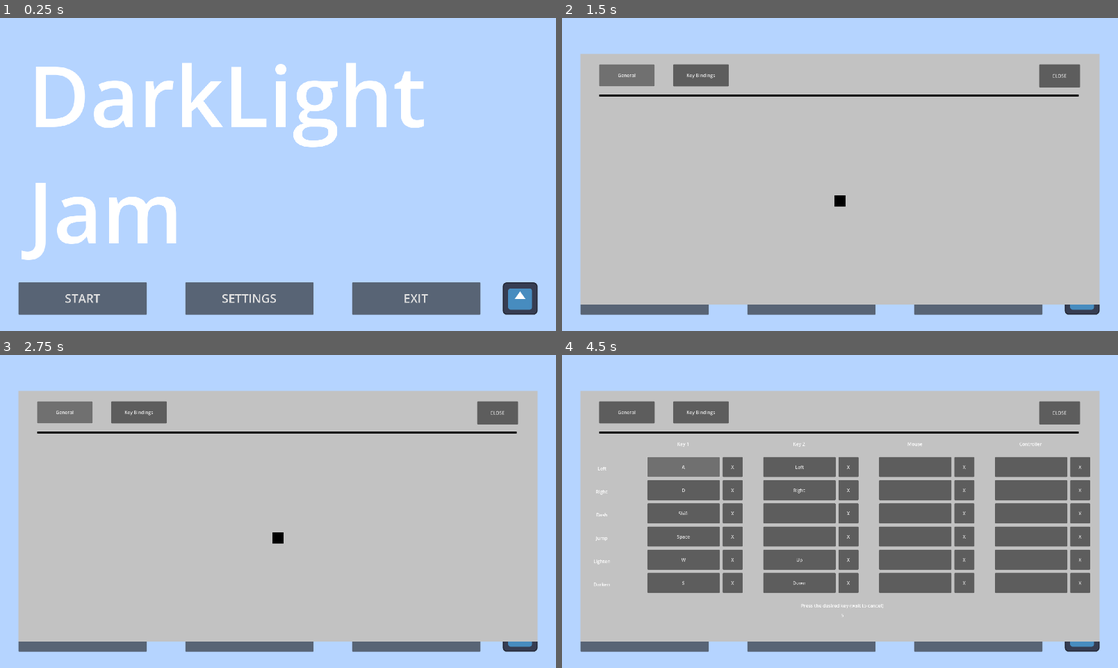
Above: before the commit, frames 1-4 (two rows, left to right).
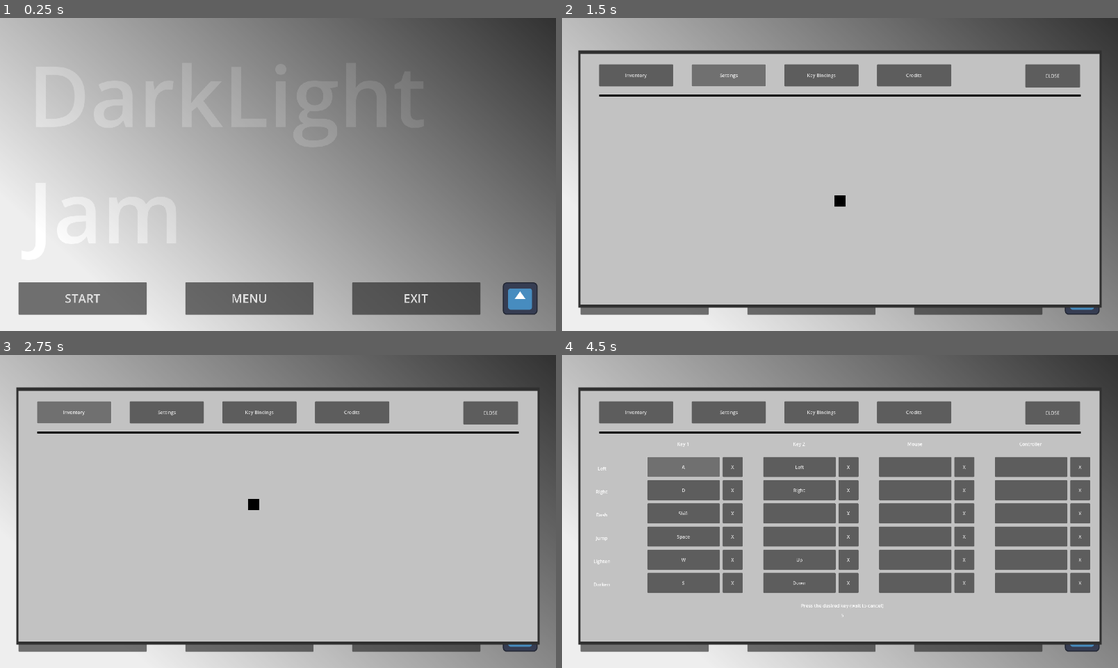
Above: after the commit, the same moments.

Repository: Wyatt5150/Godot-Wild-Jam-72
Game: Godot game, scene res://Levels/main_menu.tscn
The game is run twice, just before and just after one commit, with the same random seed, the same clock (stepped at 60 frames per second) and the same inputs. The engine's default icon, where the game draws it, is replaced by a stand-in: a white triangle on a blue panel in a dark square. Sound files missing from this copy of the repository are replaced by a short silence.
Inputs (mouse positions are in pixels of both pictures, inside the frame that each line leads up to):
- Up to frame 1 (0.25 s): no input
- Up to frame 2 (1.5 s): click "SETTINGS" (after the commit: "MENU") at 0.5 s; click "General" (after the commit: "Settings") at 1.25 s
- Up to frame 3 (2.75 s): click (72, 411) at 2 s, where only the run after the commit has a clickable "Inventory"
- Up to frame 4 (4.5 s): click (912, 411) at 2.75 s, where only the run after the commit has a clickable "Credits"; click "Key Bindings" at 3.5 s; click "A" at 4.25 s

The runs differ from the first frame. In frame 1, 94% of the frame differs, in the area x 0-100%, y 0-100%; in frame 2, 28%; in frame 3, 28%; in frame 4, 28%.

Commit message:
Menu stuff

Diff:
--- a/src/AutoLoads/settings.gd
+++ b/src/AutoLoads/settings.gd
@@ -3,14 +3,16 @@
 @onready var buttons = $ColorRect/Buttons
 
 var button_map = {
+	"Inventory" : "ColorRect/Panels/Inventory",
 	"KeyBind" : "ColorRect/Panels/KeyBindings",
-	"General" : "ColorRect/Panels/GeneralSettings"
+	"General" : "ColorRect/Panels/GeneralSettings",
+	"Credits" : "ColorRect/Panels/Credits"
 }
 
 func _ready():
 	for button in buttons.get_children():
 		button.pressed.connect(Callable(self, "ShowMenu").bind(button.name))
-	ShowMenu("General")
+	ShowMenu("Inventory")
 	Close()
 
 func Open():
--- a/src/AutoLoads/settings.tscn
+++ b/src/AutoLoads/settings.tscn
@@ -7,6 +7,18 @@
 process_mode = 3
 layer = 100
 script = ExtResource("1_t5f8c")
+
+[node name="ColorRect2" type="ColorRect" parent="."]
+anchors_preset = 15
+anchor_right = 1.0
+anchor_bottom = 1.0
+offset_left = 56.0
+offset_top = 112.0
+offset_right = -56.0
+offset_bottom = -80.0
+grow_horizontal = 2
+grow_vertical = 2
+color = Color(0.188235, 0.188235, 0.188235, 1)
 
 [node name="ColorRect" type="ColorRect" parent="."]
 self_modulate = Color(0.862745, 0.862745, 0.862745, 1)
@@ -30,7 +42,7 @@
 anchors_preset = -1
 anchor_left = 1.0
 anchor_right = 1.0
-offset_left = -208.0
+offset_left = -256.0
 offset_top = 36.0
 offset_right = -67.0
 offset_bottom = 116.0
@@ -44,26 +56,58 @@
 grow_horizontal = 2
 mouse_filter = 2
 
-[node name="General" type="Button" parent="ColorRect/Buttons"]
-layout_mode = 0
+[node name="Inventory" type="Button" parent="ColorRect/Buttons"]
+layout_mode = 1
+anchors_preset = -1
+anchor_right = 0.192
+anchor_bottom = 1.0
 offset_left = 64.0
 offset_top = 36.0
-offset_right = 256.0
-offset_bottom = 112.0
-text = "General"
+offset_right = -24.064
+offset_bottom = -20.0
+text = "Inventory"
+
+[node name="General" type="Button" parent="ColorRect/Buttons"]
+layout_mode = 1
+anchors_preset = -1
+anchor_left = 0.196
+anchor_right = 0.375
+anchor_bottom = 1.0
+offset_left = 32.768
+offset_top = 36.0
+offset_right = -32.0001
+offset_bottom = -20.0
+text = "Settings"
 
 [node name="KeyBind" type="Button" parent="ColorRect/Buttons"]
-offset_left = 320.0
+layout_mode = 1
+anchors_preset = -1
+anchor_left = 0.375
+anchor_right = 0.554
+anchor_bottom = 1.0
+offset_left = 31.9999
 offset_top = 36.0
-offset_right = 512.0
-offset_bottom = 112.0
+offset_right = -32.7681
+offset_bottom = -20.0
 text = "Key Bindings"
+
+[node name="Credits" type="Button" parent="ColorRect/Buttons"]
+layout_mode = 1
+anchors_preset = -1
+anchor_left = 0.549
+anchor_right = 0.732
+anchor_bottom = 1.0
+offset_left = 40.192
+offset_top = 36.0
+offset_right = -31.7441
+offset_bottom = -20.0
+text = "Credits"
 
 [node name="DivideLine" type="ColorRect" parent="ColorRect"]
 layout_mode = 0
 offset_left = 64.0
 offset_top = 140.0
-offset_right = 1720.0
+offset_right = 1728.0
 offset_bottom = 148.0
 color = Color(0, 0, 0, 1)
 
@@ -103,4 +147,50 @@
 grow_vertical = 2
 color = Color(0, 0, 0, 1)
 
+[node name="Credits" type="Control" parent="ColorRect/Panels"]
+layout_mode = 1
+anchors_preset = 15
+anchor_right = 1.0
+anchor_bottom = 1.0
+grow_horizontal = 2
+grow_vertical = 2
+
+[node name="ColorRect" type="ColorRect" parent="ColorRect/Panels/Credits"]
+layout_mode = 1
+anchors_preset = -1
+anchor_left = 0.46
+anchor_top = 0.5
+anchor_right = 0.5
+anchor_bottom = 0.5
+offset_left = -184.32
+offset_top = -30.5
+offset_right = -216.0
+offset_bottom = 9.5
+grow_horizontal = 2
+grow_vertical = 2
+color = Color(0, 0, 0, 1)
+
+[node name="Inventory" type="Control" parent="ColorRect/Panels"]
+layout_mode = 1
+anchors_preset = 15
+anchor_right = 1.0
+anchor_bottom = 1.0
+grow_horizontal = 2
+grow_vertical = 2
+
+[node name="ColorRect" type="ColorRect" parent="ColorRect/Panels/Inventory"]
+layout_mode = 1
+anchors_preset = -1
+anchor_left = 0.46
+anchor_top = 0.5
+anchor_right = 0.5
+anchor_bottom = 0.5
+offset_left = -32.32
+offset_top = -134.5
+offset_right = -64.0
+offset_bottom = -94.5
+grow_horizontal = 2
+grow_vertical = 2
+color = Color(0, 0, 0, 1)
+
 [connection signal="pressed" from="ColorRect/CloseSettings" to="." method="Close"]
--- a/src/Levels/main_menu.tscn
+++ b/src/Levels/main_menu.tscn
@@ -1,6 +1,7 @@
-[gd_scene load_steps=3 format=3 uid="uid://14bj0y2xewoo"]
+[gd_scene load_steps=4 format=3 uid="uid://14bj0y2xewoo"]
 
 [ext_resource type="Script" path="res://Scripts/main_menu.gd" id="1_m32jd"]
+[ext_resource type="Texture2D" uid="uid://dpjj7xm3bcwtn" path="res://Art/Gradient.png" id="2_cogjf"]
 [ext_resource type="Texture2D" uid="uid://buu65vkssvn3a" path="res://icon.svg" id="2_luc6f"]
 
 [node name="Main Menu" type="Control"]
@@ -19,20 +20,26 @@
 anchor_bottom = 1.0
 grow_horizontal = 2
 grow_vertical = 2
-color = Color(0.709804, 0.831373, 1, 1)
+color = Color(0.74902, 0.74902, 0.74902, 1)
 
 [node name="Label" type="Label" parent="."]
 layout_mode = 1
 anchors_preset = 10
 anchor_right = 1.0
-offset_left = 136.0
+offset_left = 97.0
 offset_top = 64.0
-offset_right = -488.0
-offset_bottom = 512.0
+offset_right = -449.0
+offset_bottom = 863.0
 grow_horizontal = 2
 theme_override_font_sizes/font_size = 291
 text = "DarkLight
 Jam"
+
+[node name="Gradient" type="Sprite2D" parent="."]
+modulate = Color(1, 1, 1, 0.737255)
+position = Vector2(961, 538)
+scale = Vector2(1.80556, 1.51667)
+texture = ExtResource("2_cogjf")
 
 [node name="Start" type="Button" parent="."]
 layout_mode = 1
@@ -59,7 +66,7 @@
 offset_right = -76.6801
 offset_bottom = -56.0
 theme_override_font_sizes/font_size = 41
-text = "SETTINGS"
+text = "MENU"
 
 [node name="Exit" type="Button" parent="."]
 layout_mode = 1
--- a/src/Scenes/player.tscn
+++ b/src/Scenes/player.tscn
@@ -72,3 +72,11 @@
 offset_right = -3.05176e-05
 offset_bottom = -24.032
 color = Color(0.564706, 0.564706, 0.564706, 1)
+
+[node name="SettingsButton" type="Button" parent="PlayerHud/Control"]
+offset_left = 1024.0
+offset_right = 1216.0
+offset_bottom = 64.0
+text = "MENU"
+
+[connection signal="pressed" from="PlayerHud/Control/SettingsButton" to="." method="_on_settings_button_pressed"]
--- a/src/Scripts/player.gd
+++ b/src/Scripts/player.gd
@@ -32,6 +32,7 @@
 var gravity = ProjectSettings.get_setting("physics/2d/default_gravity")
 
 func _ready():
+	$PlayerHud/Control/SettingsButton.pressed.connect(Callable(Settings, "Open"))
 	PullData()
 
 func _physics_process(delta):
Binary file added: src/Art/Gradient.png
Not shown, added: src/Art/Gradient.png.import
